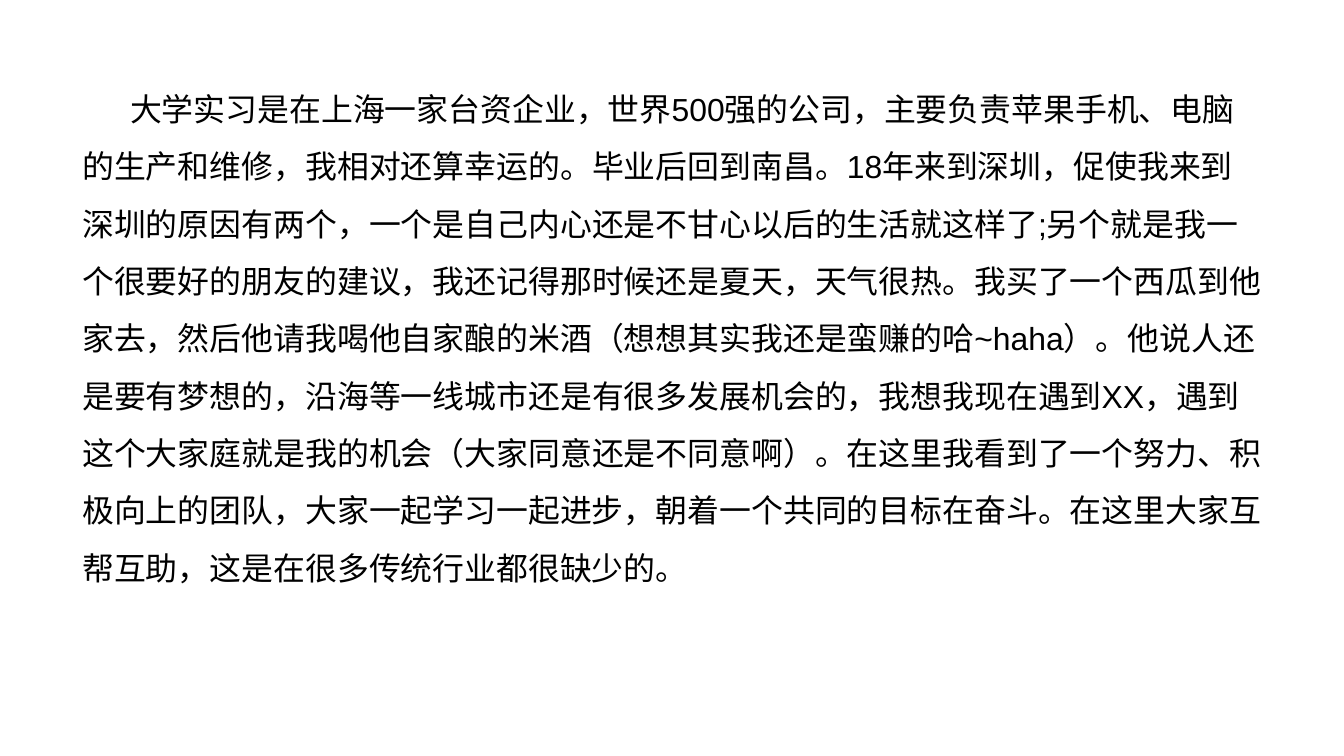
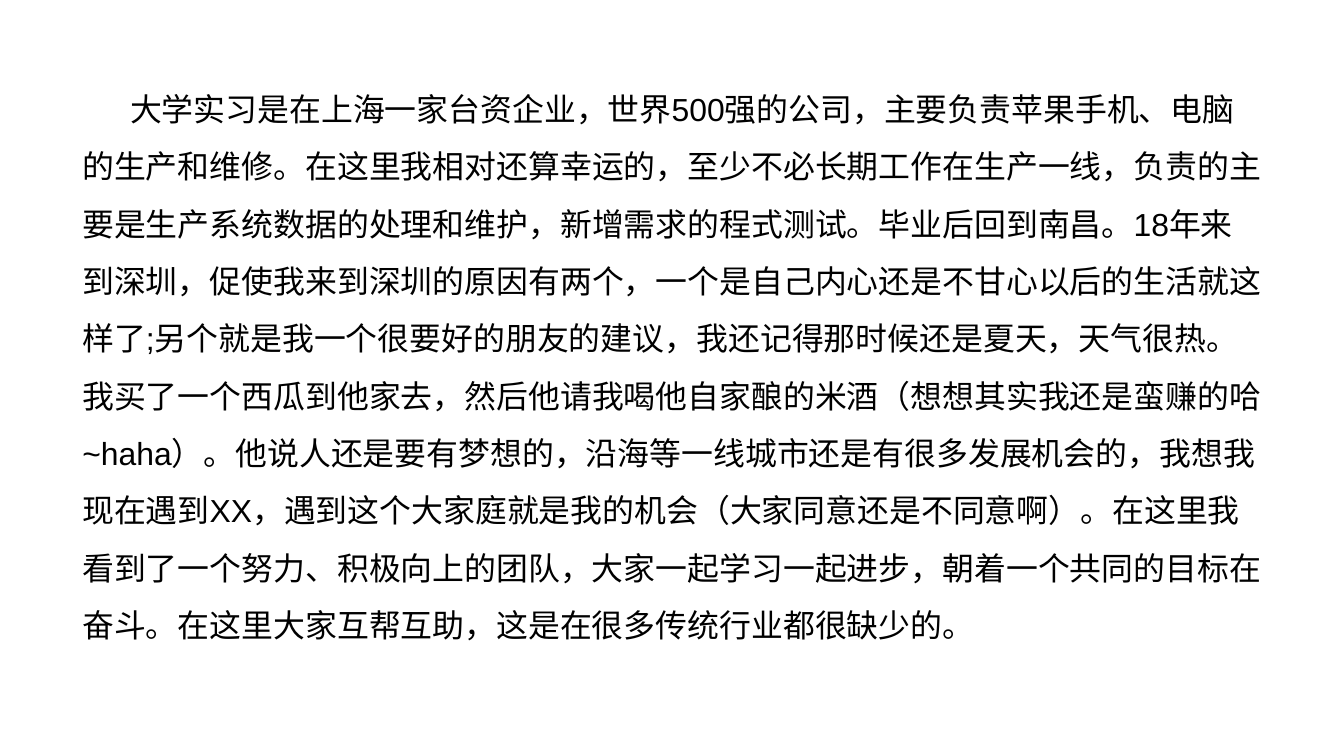
Before and after one commit to ForeverBadBoy/gradle-rabbitmq, a slide deck: slide 6 of src/main/resources/自我介绍.pptx. Drawn at 1344x756 pixels with LibreOffice and Linux fonts; fonts in the diff are those of the drawing. Boxes give left, top, right and bottom in pixels: in the first picture for what was removed or moved away, otherwise in the second. Text is boxed around its words. In the diff, an @@ line names an element or a change of style, - is before the commit and + after.

Commit message:
modify ppt 1205

```diff
--- a/src/main/resources/自我介绍.pptx
+++ b/src/main/resources/自我介绍.pptx
@@ text at (82,94,1261,641): text changed @@
-大学实习是在上海一家台资企业，世界500强的公司，主要负责苹果手机、电脑的生产和维修，我相对还算幸运的。毕业后回到南昌。18年来到深圳，促使我来到深圳的原因有两个，一个是自己内心还是不甘心以后的生活就这样了;另个就是我一个很要好的朋友的建议，我还记得那时候还是夏天，天气很热。我买了一个西瓜到他家去，然后他请我喝他自家酿的米酒（想想其实我还是蛮赚的哈~haha）。他说人还是要有梦想的，沿海等一线城市还是有很多发展机会的，我想我现在遇到XX，遇到这个大家庭就是我的机会（大家同意还是不同意啊）。在这里我看到了一个努力、积极向上的团队，大家一起学习一起进步，朝着一个共同的目标在奋斗。在这里大家互帮互助，这是在很多传统行业都很缺少的。
+大学实习是在上海一家台资企业，世界500强的公司，主要负责苹果手机、电脑的生产和维修。在这里我相对还算幸运的，至少不必长期工作在生产一线，负责的主要是生产系统数据的处理和维护，新增需求的程式测试。毕业后回到南昌。18年来到深圳，促使我来到深圳的原因有两个，一个是自己内心还是不甘心以后的生活就这样了;另个就是我一个很要好的朋友的建议，我还记得那时候还是夏天，天气很热。我买了一个西瓜到他家去，然后他请我喝他自家酿的米酒（想想其实我还是蛮赚的哈~haha）。他说人还是要有梦想的，沿海等一线城市还是有很多发展机会的，我想我现在遇到XX，遇到这个大家庭就是我的机会（大家同意还是不同意啊）。在这里我看到了一个努力、积极向上的团队，大家一起学习一起进步，朝着一个共同的目标在奋斗。在这里大家互帮互助，这是在很多传统行业都很缺少的。
```
Also in this commit, not shown: 5 other slides changed, 2 slides added, 5 slides removed.
